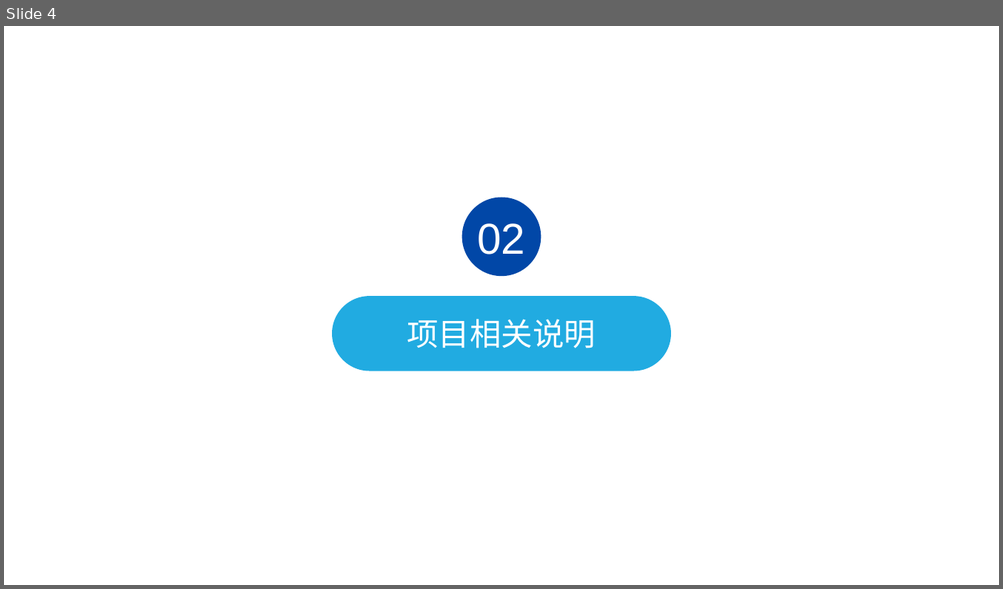
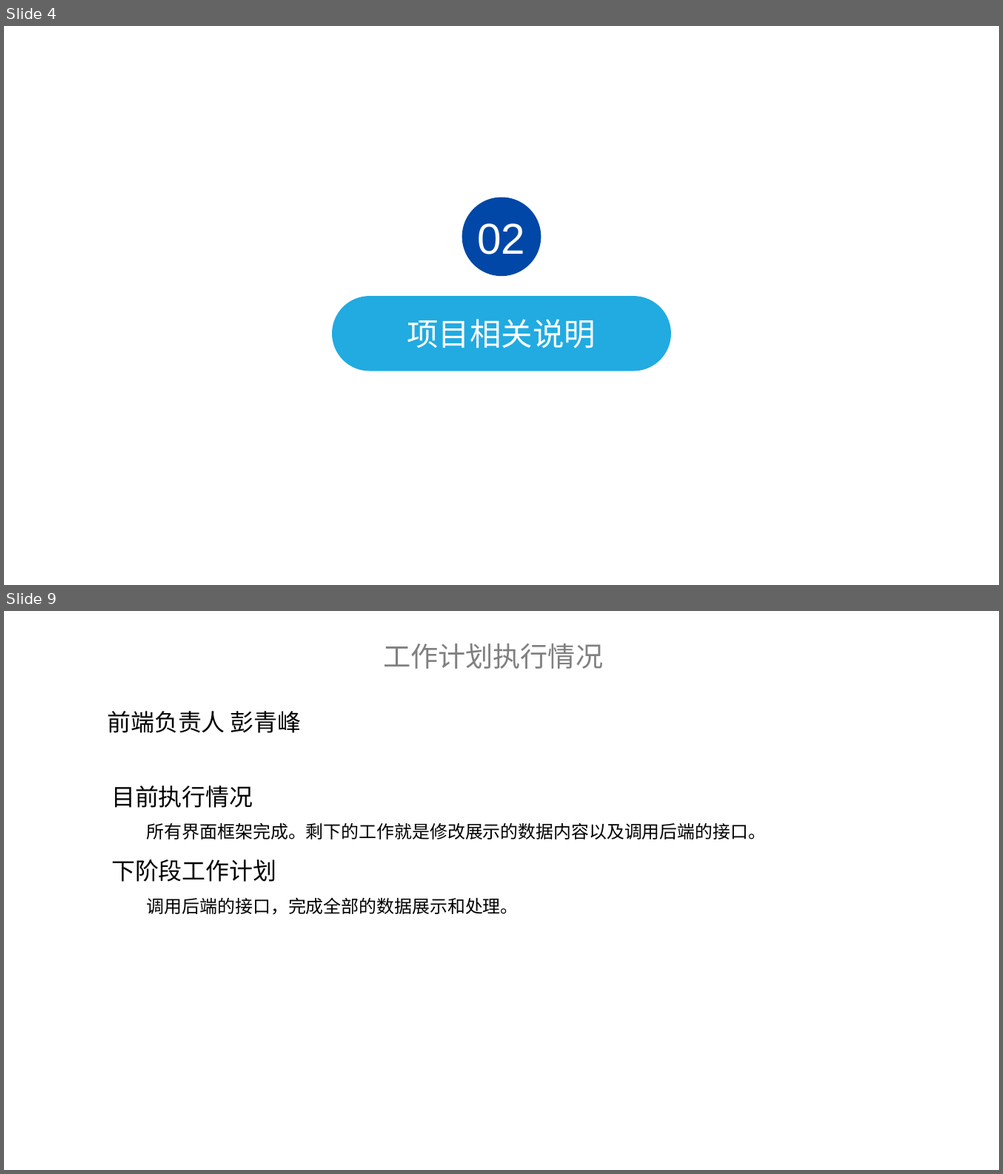
Before and after one commit to BIT-zhangxin/LabWebSystem, a slide deck: document/展示/FishTouchers小组第三次汇报.pptx. Shown one above the other, each under a label of ours: slide 4 before the commit, slides 4 and 9 after it; the slides between them are not shown. The pictures are 1003x589 and 1003x1174 pixels, drawn with LibreOffice and Linux fonts; fonts in the diff are those of the drawing; background and template pictures are left out. Boxes give left, top, right and bottom in pixels: in the first picture for what was removed or moved away, otherwise in the second. Text is boxed around its words. In the diff, an @@ line names an element or a change of style, - is before the commit and + after.

```diff
--- a/document/展示/FishTouchers小组第三次汇报.pptx
+++ b/document/展示/FishTouchers小组第三次汇报.pptx
@@ slide 9 added at <box>4,611,999,1170</box>, background #FFFFFF @@
@@ text added at <box>383,644,603,669</box>, 28 pt, text #808080 @@
+工作计划执行情况
@@ text added at <box>108,711,301,733</box>, 24 pt, text #000000 @@
+前端负责人 彭青峰
@@ text added at <box>111,786,765,915</box>, 18 pt, text #000000 @@
+目前执行情况
+所有界面框架完成。剩下的工作就是修改展示的数据内容以及调用后端的接口。
+下阶段工作计划
+调用后端的接口，完成全部的数据展示和处理。
```
Also in this commit, not shown: 4 slides changed, 8 other slides added, 3 slides removed.
